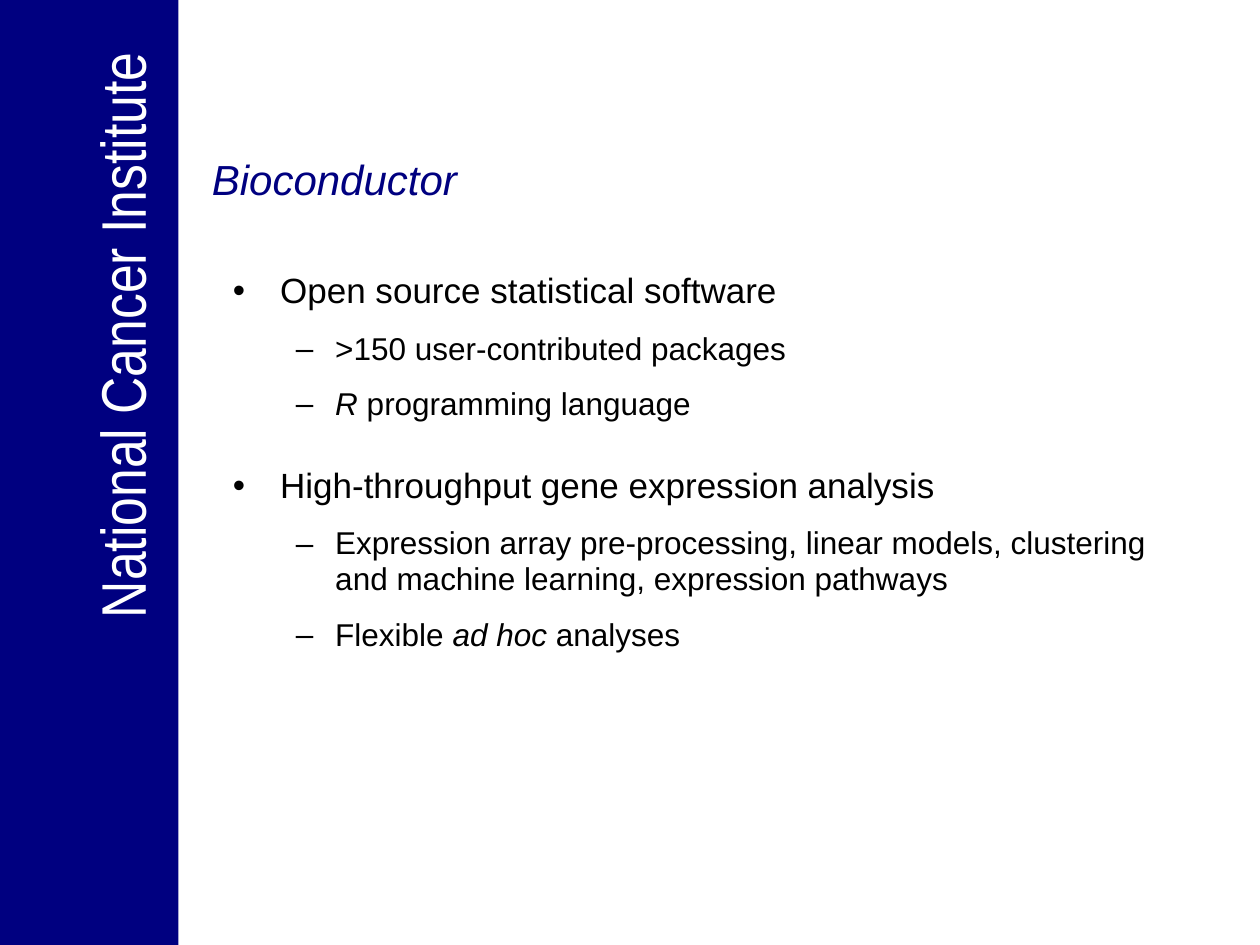
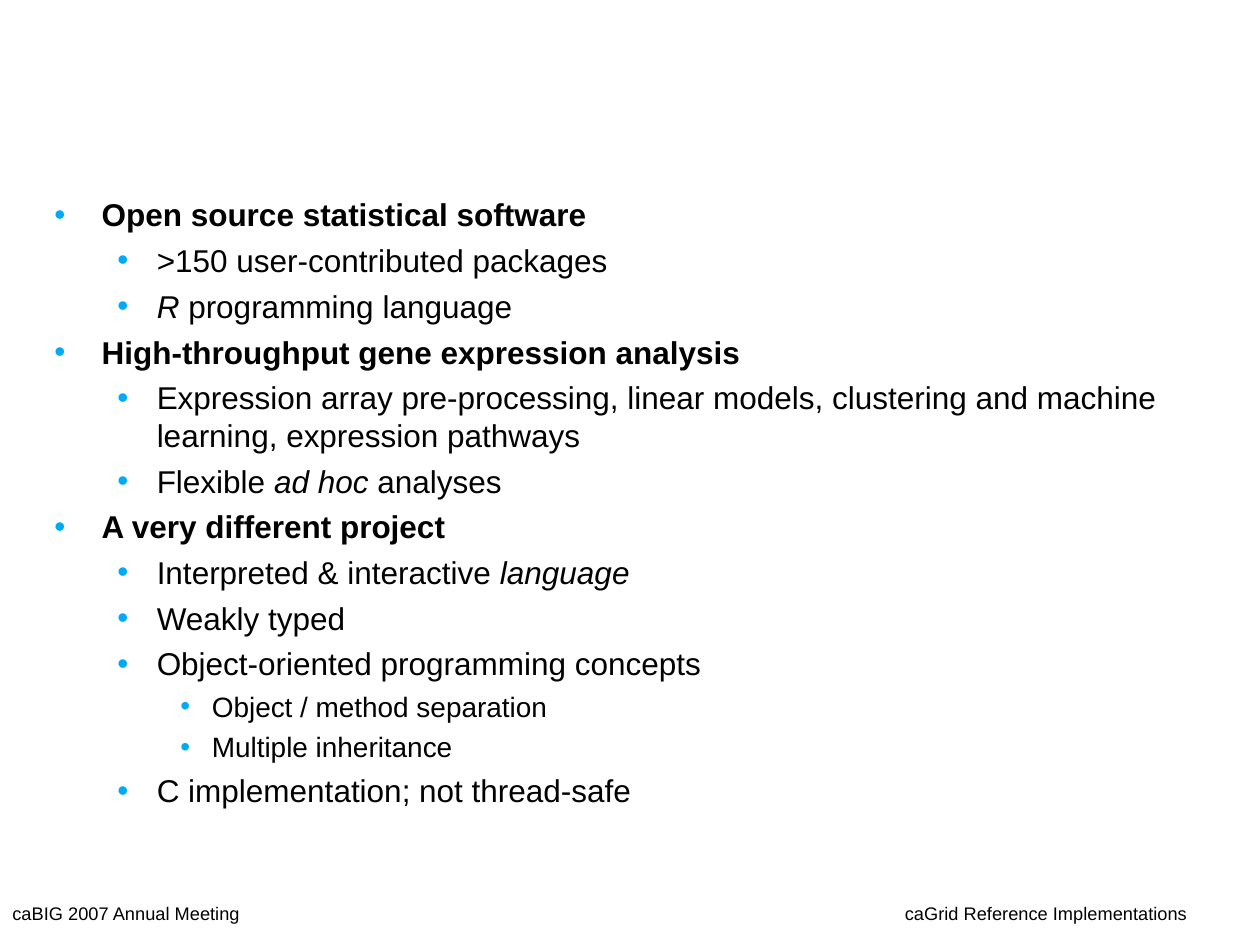
Before and after one commit to NCIP/bioconductor_v1, a slide deck: slide 2 of trunk/bioconductor/Presentations/caBIG_Annual_Meeting_2007_Getting_on_the_grid_panel.ppt. Drawn at 1260x945 pixels with LibreOffice and Linux fonts; fonts in the diff are those of the drawing; background and template pictures are left out. Boxes give left, top, right and bottom in pixels: in the first picture for what was removed or moved away, otherwise in the second. Text is boxed around its words. In the diff, an @@ line names an element or a change of style, - is before the commit and + after.

```diff
--- a/trunk/bioconductor/Presentations/caBIG_Annual_Meeting_2007_Getting_on_the_grid_panel.ppt
+++ b/trunk/bioconductor/Presentations/caBIG_Annual_Meeting_2007_Getting_on_the_grid_panel.ppt
@@ rectangle removed at [0,0,179,945] @@
@@ title added at [42,0,987,147], 24 pt, text #FFFFFF @@
+Bioconductor
+Application background
@@ text removed at [88,71,159,613] @@
-National Cancer Institute
@@ title removed at [212,164,457,196] @@
-Bioconductor
@@ text "Open source statistical software": place and size @@
-text "Open source statistical software" at [280,277,1146,652]
+text "Open source statistical software" at [102,203,1156,808]
@@ text at [102,203,1156,499]: size 20 to 18 pt, bold on in "Open source statistical software", "High-throughput gene expression analysis"; line spacing 0.95 to 1; less space between paragraphs; bullet colour #000000 to #00AAF6; bullet – to • @@
@@ text at [102,515,701,808]: paragraphs added @@
+• A very different project
+  • Interpreted & interactive language
+  • Weakly typed
+  • Object-oriented programming concepts
+    • Object / method separation
+    • Multiple inheritance
+  • C implementation; not thread-safe
@@ text added at [12,907,240,924], 18 pt, text #000000 @@
+caBIG 2007 Annual Meeting
@@ text added at [905,907,1187,924], 18 pt, text #000000 @@
+caGrid Reference Implementations
```
Also in this commit, not shown: 5 other slides changed, 2 slides added, 2 slides removed.
